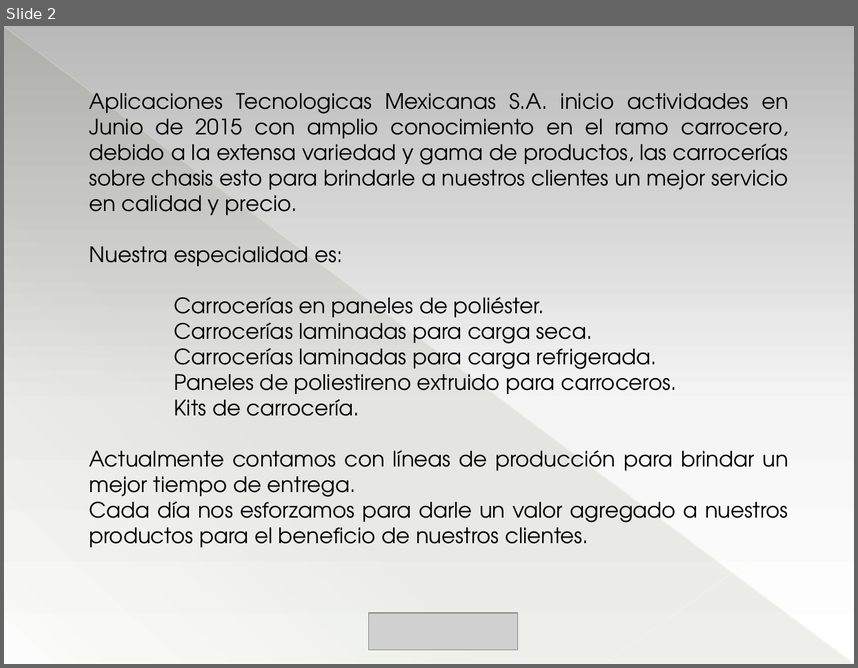
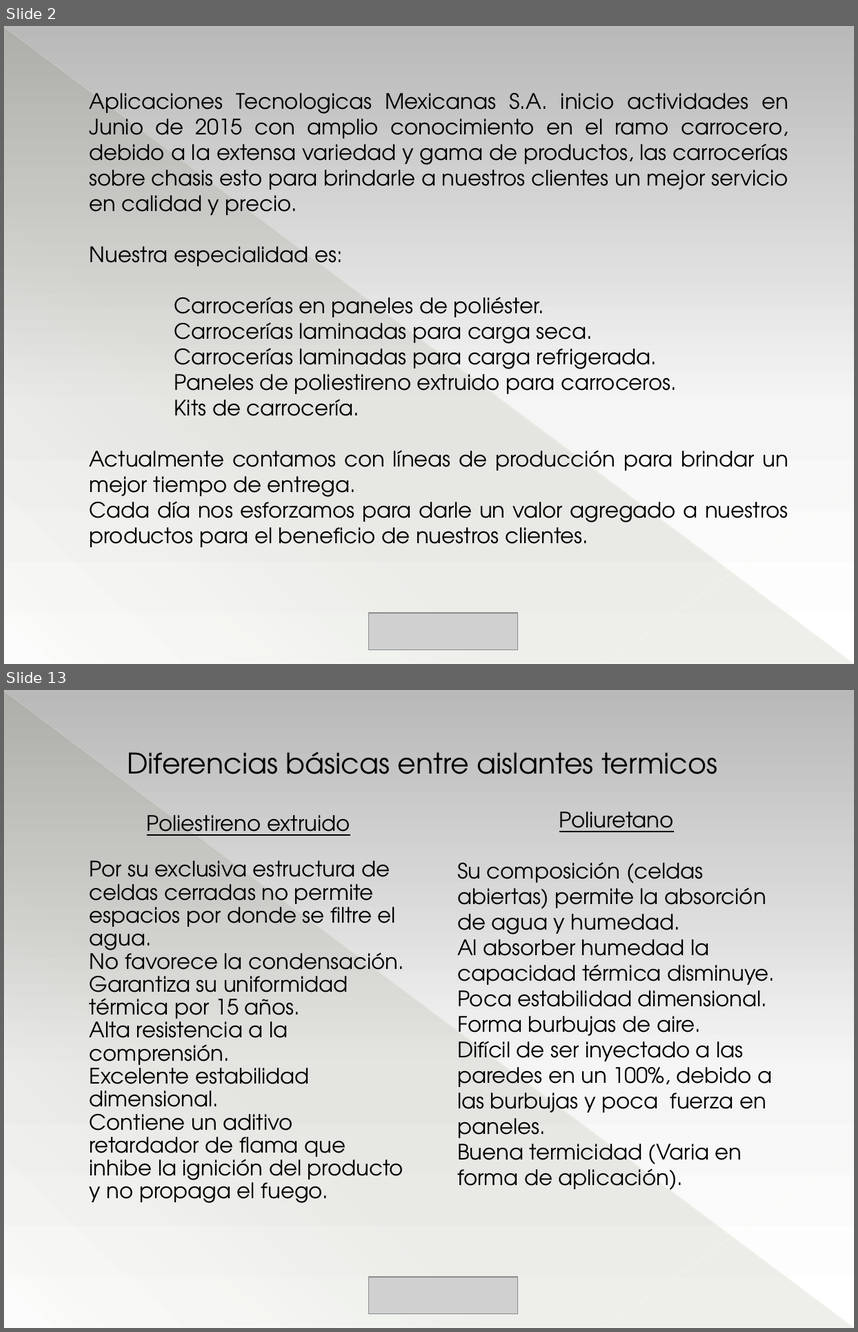
Before and after one commit to aptemex/visuales, a slide deck: Presentacion/PresentacionAptemex.pptm. Shown one above the other, each under a label of ours: slide 2 before the commit, slides 2 and 13 after it; the slides between them are not shown. The pictures are 858x668 and 858x1332 pixels, drawn with LibreOffice and Linux fonts; fonts in the diff are those of the drawing; grey boxes stand for pictures. Boxes give left, top, right and bottom in pixels: in the first picture for what was removed or moved away, otherwise in the second. Text is boxed around its words. In the diff, an @@ line names an element or a change of style, - is before the commit and + after.

```diff
--- a/Presentacion/PresentacionAptemex.pptm
+++ b/Presentacion/PresentacionAptemex.pptm
@@ slide 13 added at bbox=[4, 690, 854, 1328], background gradient #B9B9B9 to #F6F6F6 to #FFFFFF; not listed: 3 template elements that a slide beside it also shows @@
@@ text added at bbox=[127, 752, 717, 774], 24 pt, text #000000 @@
+Diferencias básicas entre aislantes termicos
@@ text added at bbox=[457, 811, 775, 1190], 18 pt, text #000000 @@
+Poliuretano
+Su composición (celdas abiertas) permite la absorción de agua y humedad.
+Al absorber humedad la capacidad térmica disminuye.
+Poca estabilidad dimensional.
+Forma burbujas de aire.
+Difícil de ser inyectado a las paredes en un 100%, debido a las burbujas y poca fuerza en paneles.
+Buena termicidad (Varia en forma de aplicación).
@@ text added at bbox=[90, 815, 404, 1203], 18 pt, text #000000 @@
+Poliestireno extruido
+Por su exclusiva estructura de celdas cerradas no permite espacios por donde se filtre el agua.
+No favorece la condensación.
+Garantiza su uniformidad térmica por 15 años.
+Alta resistencia a la comprensión.
+Excelente estabilidad dimensional.
+Contiene un aditivo retardador de flama que inhibe la ignición del producto y no propaga el fuego.
@@ picture added at bbox=[369, 1276, 517, 1313] @@
```
Also in this commit, not shown: 1 slide changed, 16 other slides added, 6 slides removed, 2 other files.
